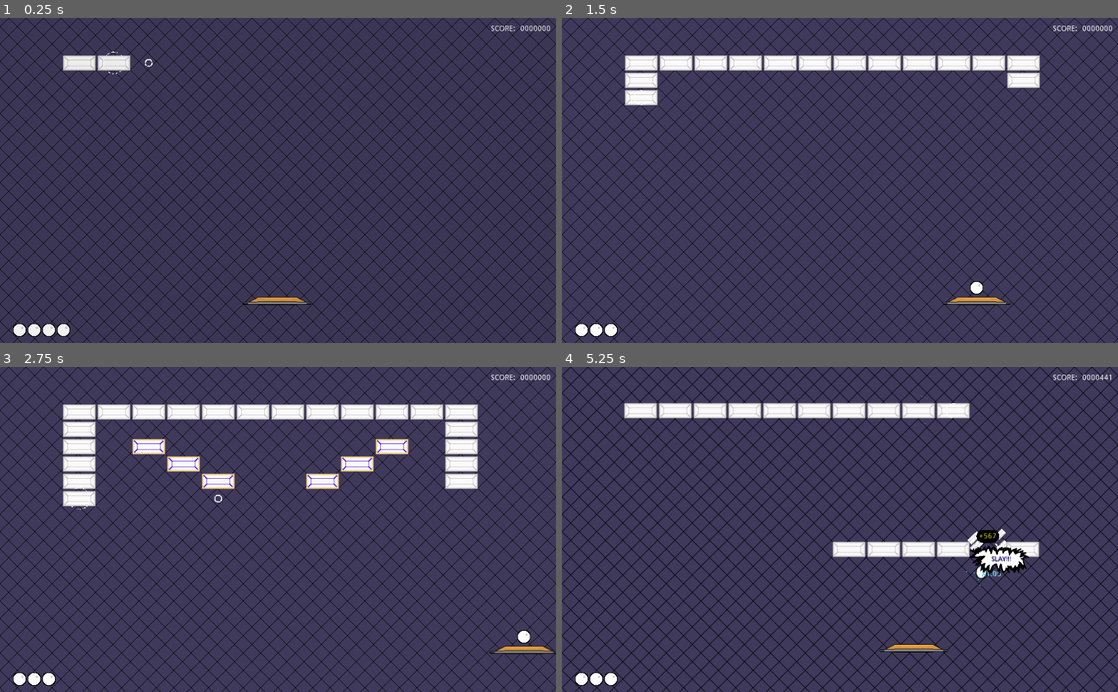
Above: before the commit, frames 1-4 (two rows, left to right).
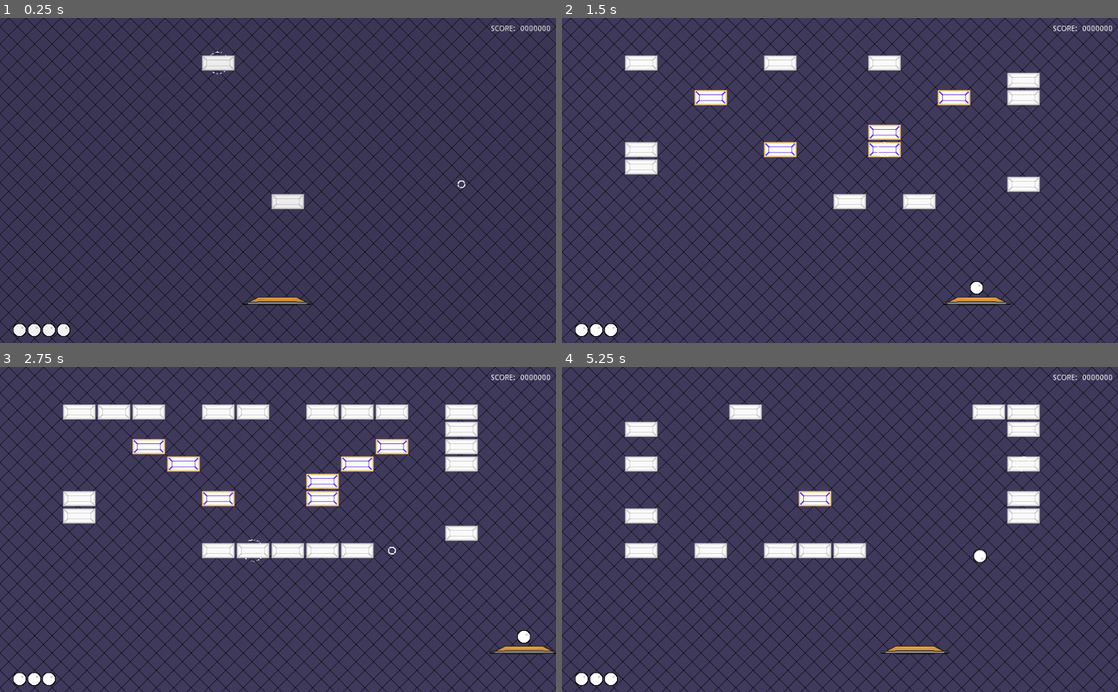
Above: after the commit, the same moments.

Repository: Anatolij-Grigorjev/Breakout4Godot
Game: Godot game, scene res://BreakoutGame.tscn
Same seed, same stepped clock (60 frames per second), same inputs: the game is played once before the commit and once after it.
Inputs (mouse positions are in pixels of both pictures, inside the frame that each line leads up to):
- Up to frame 1 (0.25 s): no input
- Up to frame 2 (1.5 s): tap Enter (ui_accept) at 0.5, 0.77 s; move the mouse to (962, 164) at 0.52 s; hold Right (paddle_right) 0.53-1.25 s; tap Space (paddle_launch_ball) at 0.6 s; click (962, 164) at 0.67 s; drag from (728, 196) to (812, 245) at 1.27 s
- Up to frame 3 (2.75 s): move the mouse to (333, 458) at 2.02 s; hold Right (paddle_right) from 2.03 s (still down); tap Alt at 2.1 s
- Up to frame 4 (5.25 s): release Right (paddle_right) at 2.75 s; drag from (812, 594) to (673, 480) at 2.77 s; move the mouse to (1006, 578) at 3.52 s; hold Left (paddle_left) 3.53-4.25 s; tap Space (paddle_launch_ball) at 3.6 s; tap Enter (ui_accept) at 3.77 s; tap N (debug2) at 4.15 s; drag from (673, 480) to (756, 448) at 4.27 s; move the mouse to (867, 529) at 5.02 s; hold Left (paddle_left) from 5.03 s (still down); tap Alt at 5.1 s; click (867, 529) at 5.17 s

The runs differ from the first frame. In frame 1, 1.2% of the frame differs, in the area x 11-84%, y 10-59%; in frame 2, 6.3%; in frame 3, 5.3%; in frame 4, 9.3%, in the area x 11-99%, y 2-89%.

Commit message:
create hierarchy of brickmaps

Diff:
--- /dev/null
+++ b/game/bricks/BrickMap.tscn
@@ -0,0 +1,147 @@
+[gd_scene load_steps=6 format=2]
+
+[ext_resource path="res://bricks/BricksMap.gd" type="Script" id=2]
+[ext_resource path="res://tools/ParticlesBattery.gd" type="Script" id=4]
+
+[sub_resource type="Curve" id=5]
+max_value = 2.0
+_data = [ Vector2( 0, 2 ), 0.0, 0.0, 0, 0, Vector2( 1, 0.446177 ), -4.80631, 0.0, 0, 0 ]
+
+[sub_resource type="Gradient" id=8]
+offsets = PoolRealArray( 0.720588, 1 )
+colors = PoolColorArray( 1, 1, 1, 1, 1, 1, 1, 0 )
+
+[sub_resource type="Curve" id=7]
+min_value = -1.0
+_data = [ Vector2( 0, 1 ), 0.0, 0.0, 0, 0, Vector2( 1, 1 ), 0.0, 0.0, 0, 0 ]
+
+[node name="BricksMap" type="TileMap"]
+format = 1
+script = ExtResource( 2 )
+
+[node name="ParticlesBattery" type="Node2D" parent="."]
+script = ExtResource( 4 )
+
+[node name="CPUParticles2D" type="CPUParticles2D" parent="ParticlesBattery"]
+position = Vector2( -12, 0 )
+emitting = false
+amount = 40
+lifetime = 0.2
+one_shot = true
+explosiveness = 1.0
+spread = 180.0
+gravity = Vector2( 0, 0 )
+initial_velocity = 125.0
+linear_accel = 75.0
+linear_accel_random = 0.5
+radial_accel = 50.0
+scale_amount_curve = SubResource( 5 )
+color_ramp = SubResource( 8 )
+hue_variation_curve = SubResource( 7 )
+__meta__ = {
+"_editor_description_": ""
+}
+
+[node name="CPUParticles2D2" type="CPUParticles2D" parent="ParticlesBattery"]
+position = Vector2( -12, 0 )
+emitting = false
+amount = 40
+lifetime = 0.2
+one_shot = true
+explosiveness = 1.0
+spread = 180.0
+gravity = Vector2( 0, 0 )
+initial_velocity = 125.0
+linear_accel = 75.0
+linear_accel_random = 0.5
+radial_accel = 50.0
+scale_amount_curve = SubResource( 5 )
+color_ramp = SubResource( 8 )
+hue_variation_curve = SubResource( 7 )
+__meta__ = {
+"_editor_description_": ""
+}
+
+[node name="CPUParticles2D3" type="CPUParticles2D" parent="ParticlesBattery"]
+position = Vector2( -12, 0 )
+emitting = false
+amount = 40
+lifetime = 0.2
+one_shot = true
+explosiveness = 1.0
+spread = 180.0
+gravity = Vector2( 0, 0 )
+initial_velocity = 125.0
+linear_accel = 75.0
+linear_accel_random = 0.5
+radial_accel = 50.0
+scale_amount_curve = SubResource( 5 )
+color_ramp = SubResource( 8 )
+hue_variation_curve = SubResource( 7 )
+__meta__ = {
+"_editor_description_": ""
+}
+
+[node name="CPUParticles2D4" type="CPUParticles2D" parent="ParticlesBattery"]
+position = Vector2( -12, 0 )
+emitting = false
+amount = 40
+lifetime = 0.2
+one_shot = true
+explosiveness = 1.0
+spread = 180.0
+gravity = Vector2( 0, 0 )
+initial_velocity = 125.0
+linear_accel = 75.0
+linear_accel_random = 0.5
+radial_accel = 50.0
+scale_amount_curve = SubResource( 5 )
+color_ramp = SubResource( 8 )
+hue_variation_curve = SubResource( 7 )
+__meta__ = {
+"_editor_description_": ""
+}
+
+[node name="CPUParticles2D5" type="CPUParticles2D" parent="ParticlesBattery"]
+position = Vector2( -12, 0 )
+emitting = false
+amount = 40
+lifetime = 0.2
+one_shot = true
+explosiveness = 1.0
+spread = 180.0
+gravity = Vector2( 0, 0 )
+initial_velocity = 125.0
+linear_accel = 75.0
+linear_accel_random = 0.5
+radial_accel = 50.0
+scale_amount_curve = SubResource( 5 )
+color_ramp = SubResource( 8 )
+hue_variation_curve = SubResource( 7 )
+__meta__ = {
+"_editor_description_": ""
+}
+
+[node name="CPUParticles2D6" type="CPUParticles2D" parent="ParticlesBattery"]
+position = Vector2( -12, 0 )
+emitting = false
+amount = 40
+lifetime = 0.2
+one_shot = true
+explosiveness = 1.0
+spread = 180.0
+gravity = Vector2( 0, 0 )
+initial_velocity = 125.0
+linear_accel = 75.0
+linear_accel_random = 0.5
+radial_accel = 50.0
+scale_amount_curve = SubResource( 5 )
+color_ramp = SubResource( 8 )
+hue_variation_curve = SubResource( 7 )
+__meta__ = {
+"_editor_description_": ""
+}
+
+[node name="Timer" type="Timer" parent="."]
+wait_time = 0.1
+one_shot = true
--- a/game/bricks/BricksMap.gd
+++ b/game/bricks/BricksMap.gd
@@ -54,7 +54,9 @@
 
 func reapper_bricks():
 	_clear_bricks()
-	for saved_pos in initial_bricks_snapshot:
+	var random_positions = initial_bricks_snapshot.keys().duplicate()
+	random_positions.shuffle()
+	for saved_pos in random_positions:
 		battery.fireNextParticleSystem(to_global(map_to_world(saved_pos) + cell_size / 2))
 		timer.start()
 		yield(timer, "timeout")
--- a/game/bricks/BricksMapSmile.tscn
+++ b/game/bricks/BricksMapSmile.tscn
@@ -1,158 +1,16 @@
-[gd_scene load_steps=9 format=2]
+[gd_scene load_steps=5 format=2]
 
 [ext_resource path="res://bricks/WhiteBricks.tres" type="TileSet" id=1]
-[ext_resource path="res://bricks/BricksMap.gd" type="Script" id=2]
+[ext_resource path="res://bricks/BrickMap.tscn" type="PackedScene" id=2]
 [ext_resource path="res://shaders/sprite_outline.shader" type="Shader" id=3]
-[ext_resource path="res://tools/ParticlesBattery.gd" type="Script" id=4]
 
 [sub_resource type="ShaderMaterial" id=3]
 shader = ExtResource( 3 )
 shader_param/outline_width = 1.0
 shader_param/outline_color = null
 
-[sub_resource type="Curve" id=5]
-max_value = 2.0
-_data = [ Vector2( 0, 2 ), 0.0, 0.0, 0, 0, Vector2( 1, 0.446177 ), -4.80631, 0.0, 0, 0 ]
-
-[sub_resource type="Gradient" id=8]
-offsets = PoolRealArray( 0.720588, 1 )
-colors = PoolColorArray( 1, 1, 1, 1, 1, 1, 1, 0 )
-
-[sub_resource type="Curve" id=7]
-min_value = -1.0
-_data = [ Vector2( 0, 1 ), 0.0, 0.0, 0, 0, Vector2( 1, 1 ), 0.0, 0.0, 0, 0 ]
-
-[node name="BricksMapSmile" type="TileMap"]
+[node name="BricksMapSmile" instance=ExtResource( 2 )]
 material = SubResource( 3 )
 tile_set = ExtResource( 1 )
 cell_size = Vector2( 64, 32 )
-format = 1
 tile_data = PoolIntArray( 0, 0, 0, 1, 0, 0, 2, 0, 0, 3, 0, 0, 4, 0, 0, 5, 0, 0, 6, 0, 0, 7, 0, 0, 8, 0, 0, 9, 0, 0, 10, …(582 unchanged characters)…
-script = ExtResource( 2 )
-
-[node name="ParticlesBattery" type="Node2D" parent="."]
-script = ExtResource( 4 )
-
-[node name="CPUParticles2D" type="CPUParticles2D" parent="ParticlesBattery"]
-position = Vector2( -12, 0 )
-emitting = false
-amount = 40
-lifetime = 0.2
-one_shot = true
-explosiveness = 1.0
-spread = 180.0
-gravity = Vector2( 0, 0 )
-initial_velocity = 125.0
-linear_accel = 75.0
-linear_accel_random = 0.5
-radial_accel = 50.0
-scale_amount_curve = SubResource( 5 )
-color_ramp = SubResource( 8 )
-hue_variation_curve = SubResource( 7 )
-__meta__ = {
-"_editor_description_": ""
-}
-
-[node name="CPUParticles2D2" type="CPUParticles2D" parent="ParticlesBattery"]
-position = Vector2( -12, 0 )
-emitting = false
-amount = 40
-lifetime = 0.2
-one_shot = true
-explosiveness = 1.0
-spread = 180.0
-gravity = Vector2( 0, 0 )
-initial_velocity = 125.0
-linear_accel = 75.0
-linear_accel_random = 0.5
-radial_accel = 50.0
-scale_amount_curve = SubResource( 5 )
-color_ramp = SubResource( 8 )
-hue_variation_curve = SubResource( 7 )
-__meta__ = {
-"_editor_description_": ""
-}
-
-[node name="CPUParticles2D3" type="CPUParticles2D" parent="ParticlesBattery"]
-position = Vector2( -12, 0 )
-emitting = false
-amount = 40
-lifetime = 0.2
-one_shot = true
-explosiveness = 1.0
-spread = 180.0
-gravity = Vector2( 0, 0 )
-initial_velocity = 125.0
-linear_accel = 75.0
-linear_accel_random = 0.5
-radial_accel = 50.0
-scale_amount_curve = SubResource( 5 )
-color_ramp = SubResource( 8 )
-hue_variation_curve = SubResource( 7 )
-__meta__ = {
-"_editor_description_": ""
-}
-
-[node name="CPUParticles2D4" type="CPUParticles2D" parent="ParticlesBattery"]
-position = Vector2( -12, 0 )
-emitting = false
-amount = 40
-lifetime = 0.2
-one_shot = true
-explosiveness = 1.0
-spread = 180.0
-gravity = Vector2( 0, 0 )
-initial_velocity = 125.0
-linear_accel = 75.0
-linear_accel_random = 0.5
-radial_accel = 50.0
-scale_amount_curve = SubResource( 5 )
-color_ramp = SubResource( 8 )
-hue_variation_curve = SubResource( 7 )
-__meta__ = {
-"_editor_description_": ""
-}
-
-[node name="CPUParticles2D5" type="CPUParticles2D" parent="ParticlesBattery"]
-position = Vector2( -12, 0 )
-emitting = false
-amount = 40
-lifetime = 0.2
-one_shot = true
-explosiveness = 1.0
-spread = 180.0
-gravity = Vector2( 0, 0 )
-initial_velocity = 125.0
-linear_accel = 75.0
-linear_accel_random = 0.5
-radial_accel = 50.0
-scale_amount_curve = SubResource( 5 )
-color_ramp = SubResource( 8 )
-hue_variation_curve = SubResource( 7 )
-__meta__ = {
-"_editor_description_": ""
-}
-
-[node name="CPUParticles2D6" type="CPUParticles2D" parent="ParticlesBattery"]
-position = Vector2( -12, 0 )
-emitting = false
-amount = 40
-lifetime = 0.2
-one_shot = true
-explosiveness = 1.0
-spread = 180.0
-gravity = Vector2( 0, 0 )
-initial_velocity = 125.0
-linear_accel = 75.0
-linear_accel_random = 0.5
-radial_accel = 50.0
-scale_amount_curve = SubResource( 5 )
-color_ramp = SubResource( 8 )
-hue_variation_curve = SubResource( 7 )
-__meta__ = {
-"_editor_description_": ""
-}
-
-[node name="Timer" type="Timer" parent="."]
-wait_time = 0.1
-one_shot = true
--- a/game/bricks/BricksMapVase.tscn
+++ b/game/bricks/BricksMapVase.tscn
@@ -1,18 +1,16 @@
 [gd_scene load_steps=5 format=2]
 
-[ext_resource path="res://bricks/BricksMap.gd" type="Script" id=1]
+[ext_resource path="res://bricks/BrickMap.tscn" type="PackedScene" id=1]
 [ext_resource path="res://bricks/WhiteBricks.tres" type="TileSet" id=2]
 [ext_resource path="res://shaders/sprite_outline.shader" type="Shader" id=3]
 
-[sub_resource type="ShaderMaterial" id=1]
+[sub_resource type="ShaderMaterial" id=3]
 shader = ExtResource( 3 )
 shader_param/outline_width = 1.0
 shader_param/outline_color = null
 
-[node name="BricksMapVase" type="TileMap"]
-material = SubResource( 1 )
+[node name="BricksMapVase" instance=ExtResource( 1 )]
+material = SubResource( 3 )
 tile_set = ExtResource( 2 )
 cell_size = Vector2( 64, 32 )
-format = 1
 tile_data = PoolIntArray( 0, 0, 0, 1, 1, 0, 3, 1, 0, 4, 0, 0, 65536, 0, 0, 65537, 1, 0, 65539, 1, 0, 65540, 0, 0, 13107 …(471 unchanged characters)…
-script = ExtResource( 1 )
